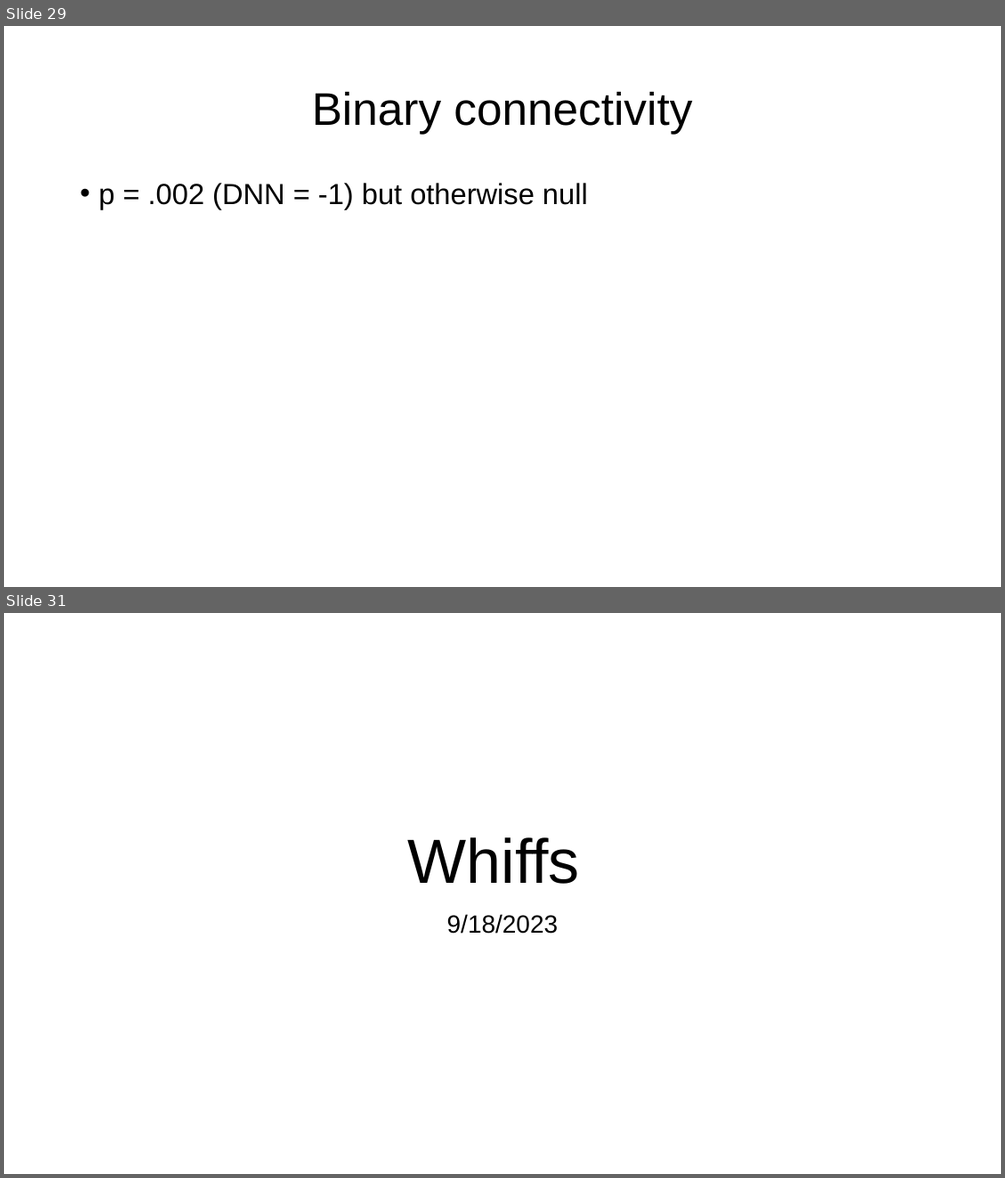
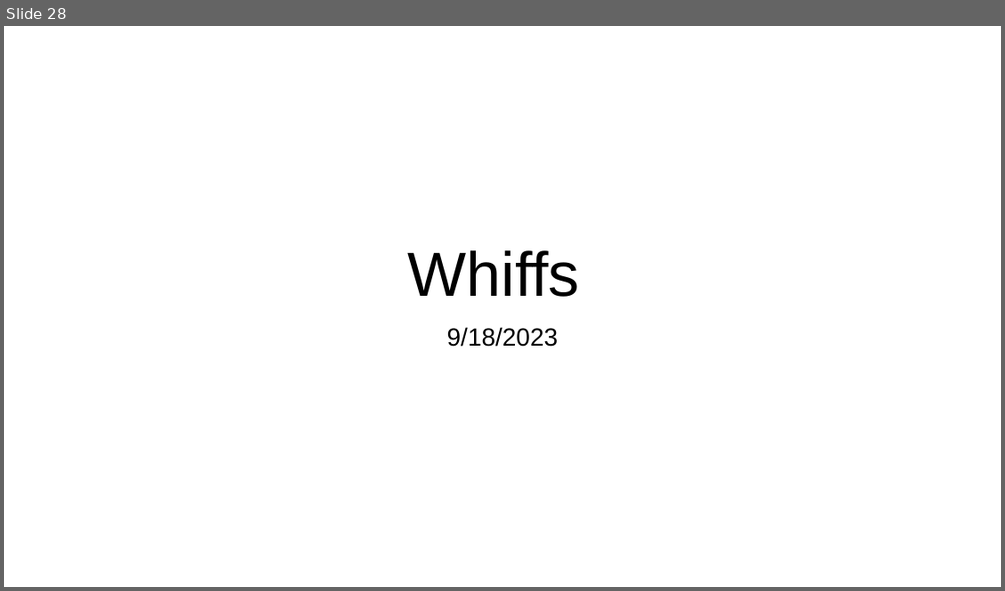
Before and after one commit to paulcbogdan/SchemeRep_PB, a slide deck: docs/SchemeRep_PB_Sep29.pptx. Shown one above the other, each under a label of ours: slides 29 and 31 before the commit, slide 28 after it; the slides between them are not shown. The pictures are 1005x1178 and 1005x591 pixels, drawn with LibreOffice and Linux fonts; fonts in the diff are those of the drawing. Boxes give left, top, right and bottom in pixels: in the first picture for what was removed or moved away, otherwise in the second. Text is boxed around its words. In the diff, an @@ line names an element or a change of style, - is before the commit and + after.

```diff
--- a/docs/SchemeRep_PB_Sep29.pptx
+++ b/docs/SchemeRep_PB_Sep29.pptx
@@ slide 29 removed at [4, 26, 1001, 587], background #FFFFFF @@
@@ title removed at [312, 91, 692, 134] @@
-Binary connectivity
@@ text removed at [98, 183, 588, 209] @@
-• p = .002 (DNN = -1) but otherwise null
@@ what was slide 31 is now slide 28 @@
```
Also in this commit, not shown: 9 slides changed, 1 slide added, 3 other slides removed, 22 other files.
